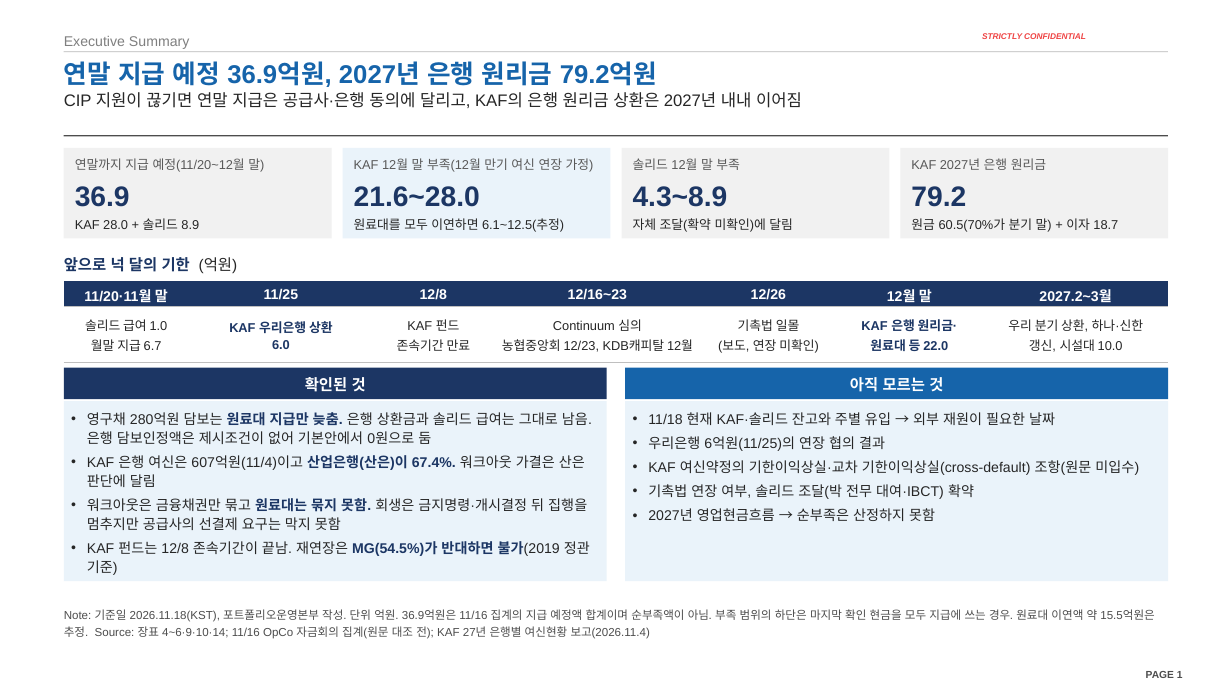
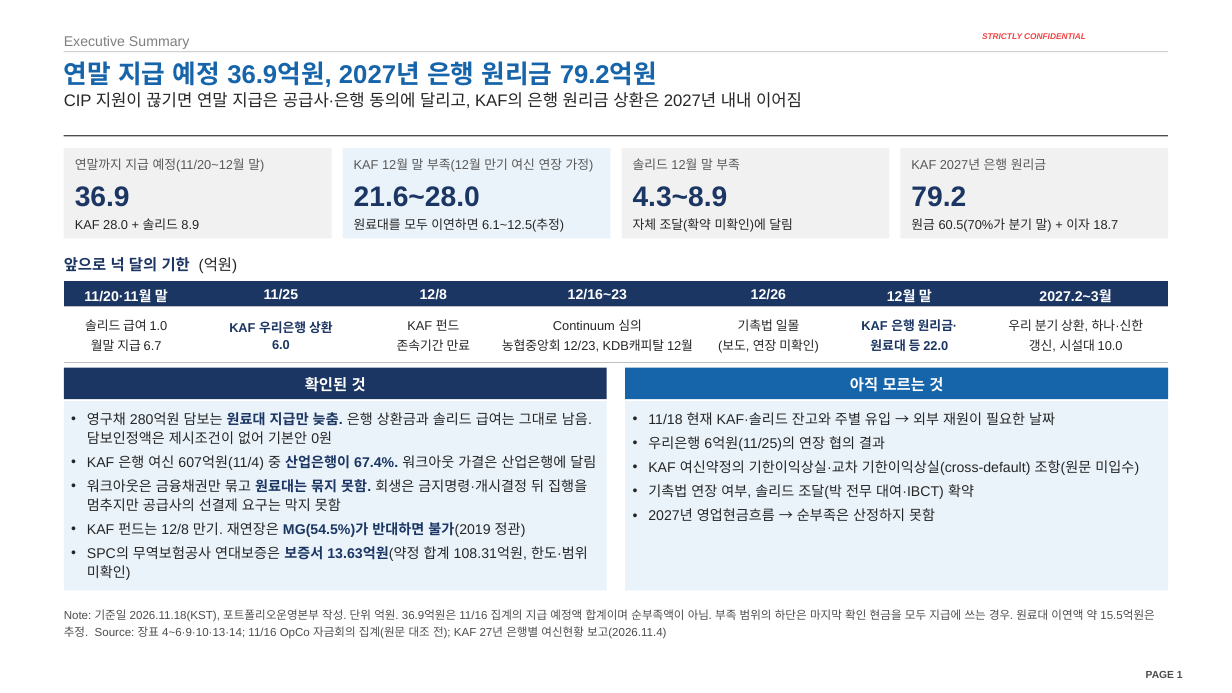
Before and after one commit to jogyesung/GS-Secretary, a slide deck: slide 1 of outputs/CIP_KAF_솔리드_자금조달차질_시나리오_20261118.pptx. Drawn at 1232x693 pixels with LibreOffice and Linux fonts; fonts in the diff are those of the drawing; background and template pictures are left out. Boxes give left, top, right and bottom in pixels: in the first picture for what was removed or moved away, otherwise in the second. Text is boxed around its words. In the diff, an @@ line names an element or a change of style, - is before the commit and + after.

```diff
--- a/outputs/CIP_KAF_솔리드_자금조달차질_시나리오_20261118.pptx
+++ b/outputs/CIP_KAF_솔리드_자금조달차질_시나리오_20261118.pptx
@@ rectangle "영구채 280억원 담보는 원료대 지급만 ...": place and size @@
-rectangle "영구채 280억원 담보는 원료대 지급만 ..." at [64, 401, 607, 581]
+rectangle "영구채 280억원 담보는 원료대 지급만 ..." at [64, 401, 607, 591]
@@ text in rectangle at [87, 412, 596, 470]: text changed @@
-• 영구채 280억원 담보는 원료대 지급만 늦춤. 은행 상환금과 솔리드 급여는 그대로 남음. 은행 담보인정액은 제시조건이 없어 기본안에서 0원으로 둠
-• KAF 은행 여신은 607억원(11/4)이고 산업은행(산은)이 67.4%. 워크아웃 가결은 산은 판단에 달림
+• 영구채 280억원 담보는 원료대 지급만 늦춤. 은행 상환금과 솔리드 급여는 그대로 남음. 담보인정액은 제시조건이 없어 기본안 0원
+• KAF 은행 여신 607억원(11/4) 중 산업은행이 67.4%. 워크아웃 가결은 산업은행에 달림
@@ rectangle "11/18 현재 KAF·솔리드 잔고와 주별 ...": place and size @@
-rectangle "11/18 현재 KAF·솔리드 잔고와 주별 ..." at [626, 401, 1169, 581]
+rectangle "11/18 현재 KAF·솔리드 잔고와 주별 ..." at [626, 401, 1169, 591]
@@ text in rectangle at [87, 522, 588, 580]: text changed @@
-• KAF 펀드는 12/8 존속기간이 끝남. 재연장은 MG(54.5%)가 반대하면 불가(2019 정관 기준)
+• KAF 펀드는 12/8 만기. 재연장은 MG(54.5%)가 반대하면 불가(2019 정관)
+• SPC의 무역보험공사 연대보증은 보증서 13.63억원(약정 합계 108.31억원, 한도·범위 미확인)
@@ text at [64, 609, 1154, 639]: text changed @@
-Note: 기준일 2026.11.18(KST), 포트폴리오운영본부 작성. 단위 억원. 36.9억원은 11/16 집계의 지급 예정액 합계이며 순부족액이 아님. 부족 범위의 하단은 마지막 확인 현금을 모두 지급에 쓰는 경우. 원료대 이연액 약 15.5억원은 추정. Source: 장표 4~6·9·10·14; 11/16 OpCo 자금회의 집계(원문 대조 전); KAF 27년 은행별 여신현황 보고(2026.11.4)
+Note: 기준일 2026.11.18(KST), 포트폴리오운영본부 작성. 단위 억원. 36.9억원은 11/16 집계의 지급 예정액 합계이며 순부족액이 아님. 부족 범위의 하단은 마지막 확인 현금을 모두 지급에 쓰는 경우. 원료대 이연액 약 15.5억원은 추정. Source: 장표 4~6·9·10·13·14; 11/16 OpCo 자금회의 집계(원문 대조 전); KAF 27년 은행별 여신현황 보고(2026.11.4)
```
Also in this commit, not shown: 1 other file.
